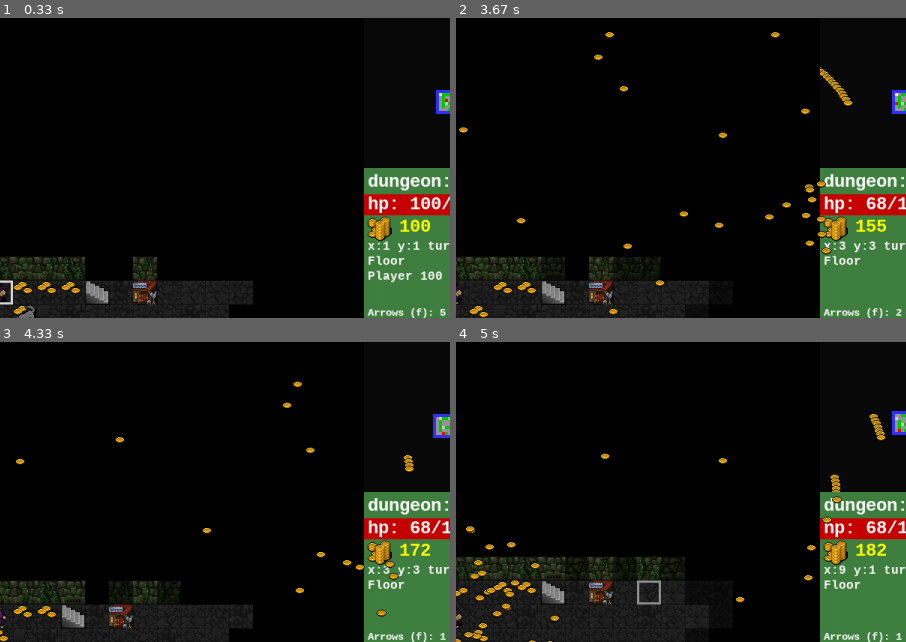
Above: before the commit, frames 1-4 (two rows, left to right).
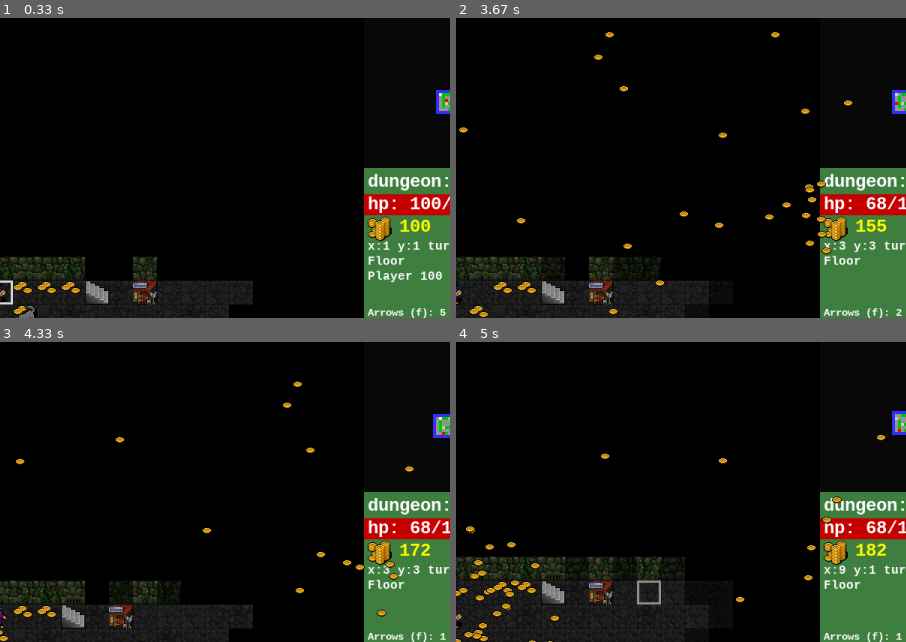
Above: after the commit, the same moments.

Repository: spheppner/roguebasin_python3
Game: pygame game, started from roguebasin_pygame.py
Same seed, same stepped clock (60 frames per second), same inputs: the game is played once before the commit and once after it.
Inputs (mouse positions are % of the whole screen's width and height, from its top left):
- Up to frame 1 (0.33 s): no input
- Up to frame 2 (3.67 s): hold Right 0.33-0.8 s; move the mouse to (46, 54) at 0.37 s; tap F at 0.83, 1.32, 2.72 s; hold Up 1.17-1.47 s; move the mouse to (59, 24) at 1.2 s; tap Space at 1.23, 1.57, 1.87, 2.07, 2.37, 2.63, 2.97, 3.27, 3.4 s; hold Right 1.5-1.97 s; move the mouse to (27, 30) at 1.53 s; hold Left 2-2.53 s; move the mouse to (83, 18) at 2.03 s; tap X at 2.15, 3.48 s; hold Down 2.57-2.87 s; move the mouse to (85, 76) at 2.6 s; hold Left 2.9-3.3 s; move the mouse to (85, 70) at 2.93 s; hold Up from 3.33 s (still down); move the mouse to (68, 22) at 3.37 s
- Up to frame 3 (4.33 s): release Up at 3.7 s; hold Right from 3.73 s (still down); move the mouse to (20, 87) at 3.77 s; tap Space at 3.8, 4.1 s; tap F at 3.88 s
- Up to frame 4 (5 s): release Right at 4.37 s; hold Down 4.4-4.77 s; move the mouse to (46, 85) at 4.43 s; tap Space at 4.47, 4.87 s; hold Left from 4.8 s (still down); move the mouse to (64, 42) at 4.83 s; tap X at 4.95 s
The pictures show only the part of the screen within x 43-93%, y 0-50%; the shares and areas given below are measured in that part.

Frame 1 is identical in both runs. In frame 2, 0.2% of the frame differs, in the area x 80-99%, y 16-28%; in frame 3, less than 0.1%; in frame 4, 0.2%, in the area x 83-96%, y 24-50%.

Commit message:
better graphics, random shops spawn

Diff:
--- a/roguebasin_pygame.py
+++ b/roguebasin_pygame.py
@@ -28,7 +28,7 @@
 ALPHABET = "abcdefghijklmnopqrstuvwxyzABCDEFGHIJKLMNOPQRSTUVWXYZ0123456789"
 
 #TODO: poblem bei DragonFire: wenn die duration zu klein ist sieht man oft gar keine Explosion
-#TODO: warum gibts keinen Panelscreen, warum ist alles weiß?
+#TODO: warum blinkt panelscreeen --> background blit schuld?
 #TODO: different dungeon create methods, see test/DungeonCreator
 #TODO: different graphic engines: pysimplegui/text/arcade/ .. godot?
 #TODO: monster (sprites?) move a bit toward victim on melee attack / move animation between tiles
@@ -903,12 +903,14 @@
         self.color = (200, 200, 0)
         self.char = "i"
         self.hint = "consumable magic scroll "
-        self.spell = random.choice(("blink",
+        # TODO: scroll icons, hotkey tooltip?
+        self.spell = random.choice(("heal",
+                                    "magic map",
+                                    "blink",
                                     "bleed",
-                                    "magic map",
                                     "magic missile",
                                     "fireball",
-                                    "heal",))
+                                    ))
         # disarm onfuse hurt bleed combat bless defense bless bull strenght dragon strenght superman
         # TODO: different image index (i) for different spells
 
@@ -1131,16 +1133,9 @@
     dungeon = []  # list of list of list. 3D map representation, using text chars. z,y,x ! z=0: first level. z=1: second level etc
     fov_map = []  # field of vie map, only for current level!
     objects = {}  # container for all Object instances in this dungeon
-    # legend = {} # fills itself because of class Object's __init__ method
-    #legend = {"@": "player",
-    #          "#": "wall tile",
-    #          ".": "floor tile",
-    #          ">": "stair down",
-    #          "<": "stair up",
-    #          }
     tiles_x = 0
     tiles_y = 0
-    torch_radius = 10
+    torch_radius = 10 # for field of view calculation
     log = []  # message log
     game_over = False
     cursor_x = 0  # absolute coordinate, tile
@@ -1198,13 +1193,10 @@
 
     def new_turn(self):
         self.turn += 1
-        # for o in Game.objects.values():
-        #    if o.z == self.player.z and o != self.player and o.hitpoints > 0 and isinstance(o, Monster):
-        # problem: move_monster can lead to a fight, monster may die and removed from Game.objects, while iterating over Game.objects
         for m in [o for o in Game.objects.values() if
                   o.z == self.player.z and o != self.player and o.hitpoints > 0 and isinstance(o, Monster)]:
             self.move_monster(m)
-            #self.remove_dead_monsters(m)
+            #self.remove_dead_monsters(m) # TODO: check if dead monster is removed from all lists
 
     def player_has_new_position(self):
         """called after postion change of player,
@@ -1218,7 +1210,6 @@
         #for o in myfloor:
                 if isinstance(o, Gold):
                     Game.log.append("You found {} gold!".format(o.value))
-                    ## !! self.player.gold += o.value
                     # delay, gold is added only after gold-fly animation
                     # animation
                     for _ in range(o.value):
@@ -1239,19 +1230,16 @@
                     else:
                         self.player.scrolls[o.spell] = 1
                     self.player.calculate_scroll_list()
-                    # kill this scroll instance in the dungeon
-                    del Game.objects[o.number]
+                    del Game.objects[o.number]             # kill this scroll instance in the dungeon
 
     def other_arrow(self, shooterposition, targetposition, object="arrow"):
         # returns  end-tile , victimposition(s)
-        # damage calculation
+        # TODO: randomized / formula damage calculation
         # check if line of tiles in arrow path
         flightpath = get_line(shooterposition, targetposition)
-
-        # flightpath = flightpath[1:] # remove first tile, because it is blocked by shooter
-        victim = None
+        #victimpositions = [] # TODO: list of victimpositions (area damage, penetrating arrow)
         for i, (x, y) in enumerate(flightpath):
-            if i == 0:
+            if i == 0:         # flightpath = flightpath[1:] # remove first tile, because it is blocked by shooter
                 continue  # don't look for objects at shooterposition
             # print(Game.dungeon[self.player.z][y][x]) # TODO: highlight flightpath with cursor movement ?
             if Game.dungeon[self.player.z][y][x].block_flying:
@@ -1310,13 +1298,7 @@
                     o.look_direction = 0
                 elif o.x < self.player.x:
                     o.look_direction = 1
-                # if o.x == x and o.y == y and o.z == z:
                 if o.x == x and o.y == y:
-                    # monster should now look toward player
-                    # if o.x > self.player.x:
-                    #    o.look_direction = 0
-                    # elif o.x < self.player.x:
-                    #    o.look_direction = 1
                     self.fight(self.player, o)
                     return True
         return False
@@ -1352,8 +1334,7 @@
         self.strike(a, b)  # first strike
         if b.hitpoints > 0:
             self.strike(b, a)  # counterstrike
-        # remove dead monsters from game
-        self.remove_dead_monsters(a, b)
+        self.remove_dead_monsters(a, b) # remove dead monsters from game
 
     def remove_dead_monsters(self, *monster):
         for mo in monster:  # a monster is a Game.object.value, the key is it's number
@@ -1367,21 +1348,13 @@
                 mo.kill()
 
     def strike(self, a, b):
-        # print("{} strikes at {}".format(a, b))
-        # Game.log.append("{} strikes at {}".format(a.__class__.__name__, b.__class__.__name__))
-        #print("----strike test -----")
-        #print("{} strikes at {}".format(a.__class__.__name__, b.__class__.__name__))
         wa = random.choice(a.natural_weapons)
-        #print("{} attacks with {} ".format(a.__class__.__name__, wa.__class__.__name__))
         attack_value = roll(a.attack, wa.attack_bonus)
         wd = random.choice(b.natural_weapons)
-        #print("{} defense with {} ".format(b.__class__.__name__, wd.__class__.__name__))
         defense_value = roll(b.defense, wd.defense_bonus)
-        #print(attack_value, defense_value)
         if attack_value > defense_value:
             damage_value = roll(a.damage, wa.damage_bonus)
             b.hitpoints -= damage_value
-            # print("{} has {} hitpoints left".format(b.__class__.__name__, b.hitpoints))
         else:
             damage_value = 0
         Game.log.append("{} ({}hp) strikes at {} ({}hp) using {} against {}".format(
@@ -1412,15 +1385,14 @@
             return False  # no casting
 
         # ----- spells that need no cursor position at all -----
-        if spell == "magic map":
-            # make all tiles in this dungeon level explored
+        if spell == "magic map": # make all tiles in this dungeon level explored
             for y, line in enumerate(Game.dungeon[self.player.z]):
                 for x, map_tile in enumerate(line):
                     map_tile.explored = True
             self.consume_scroll(spell)
             return True
 
-        elif spell == "heal":
+        elif spell == "heal": # give player some hitpoints
             self.consume_scroll(spell)
             self.log.append("your healing spell gives you +20 hp")
             self.player.hitpoints += 20 # TODO: max_hp ?
@@ -1431,8 +1403,7 @@
             Game.log.append("you must select another tile with the mouse before casting {}".format(spell))
             return False  # no casting
 
-        if spell == "bleed":
-            # monster is damaged, as long as it is visible.
+        if spell == "bleed": # monster is  directly damaged, as long as it is visible.
             for monster in [o for o in Game.objects.values() if o.z == self.player.z and
                             o.y == Game.cursor_y and o.x ==  Game.cursor_x and
                             isinstance(o, Monster) and o.hitpoints > 0 and
@@ -1444,22 +1415,20 @@
             return False
 
 
-        elif spell == "magic missile":
-            # shoot to Monster at cursor position
+        elif spell == "magic missile": # shoot to Monster at cursor position, like arrow, but more damage
             self.consume_scroll(spell)
             # TODO check if target is outside line of sight / torchradius
             return  self.other_arrow((self.player.x, self.player.y),
                                     (Game.cursor_x, Game.cursor_y), "magic missile")
             # return end, victim
 
-        elif spell == "fireball":
+        elif spell == "fireball": # like magic missile, more damage # todo: area damage
             self.consume_scroll(spell)
             return self.other_arrow((self.player.x, self.player.y),
                                     (Game.cursor_x, Game.cursor_y), "fireball")
 
 
-        elif spell == "blink":
-            # teleport to cursor position
+        elif spell == "blink":  # teleport the player to cursor position
             target_tile = Game.dungeon[self.player.z][Game.cursor_y][Game.cursor_x]
             if not target_tile.explored:
                 Game.log.append("You can not blink on a unexplored tile.")
@@ -1497,10 +1466,6 @@
                     row.append(Wall())
                 else:
                     row.append(Floor())
-                    #if char == ".":
-
-                    #or char == ".":
-                    #row.append(Tile(char))
                 if char == "<":
                     StairUp(x, y, z, char)
                 if char == ">":
@@ -1608,15 +1573,8 @@
                 continue
             StairDown(x, y, z, char=">")
             num_stairs += 1
-
         # --- copy local rooms to self.rooms ---
         self.rooms =  rooms
-
-        # -------------create monsters in rooms ------------------
-        # print("rooms", rooms)
-        #for r in rooms:
-        #    if random.random() < 0.66:
-        #        Wolf(random.randint(r.x1 + 1, r.x2 - 1), random.randint(r.y1 + 1, r.y2 - 1), z)
 
 
     def place_monsters(self, z):
@@ -1639,13 +1597,16 @@
 
 
     def place_loot(self, z):
-        """each floor tile has a small chance to spawn loot"""
+        """each floor tile has a small chance to spawn loot and very small chance to spawn a shop"""
         for y, line in enumerate(Game.dungeon[z]):
             for x, tile in enumerate(line):
-                print("tile = ", tile)
-                if tile.char == "." and random.random() < 0.01:
-                    loot = random.choice(self.lootlist)
-                    loot(x,y,z)
+                #print("tile = ", tile)
+                if isinstance(tile, Floor):
+                    if random.random() < 0.01:
+                        loot = random.choice(self.lootlist)
+                        loot(x,y,z)
+                    if random.random() < 0.001:
+                        Shop(x,y,z)
 
     def use_stairs(self):
         """go up or done one dungeon level, depending on stair"""
@@ -1806,7 +1767,7 @@
                         except:
                             continue
                         # is neighbor a tile AND visible?
-                        if t.char == "." and v == True:
+                        if isinstance(t, Floor)  and v == True:
                             # ok, found a visible floor tile neighbor. now let's make this wall
                             # visible as well
                             Game.fov_map[y][x] = True
@@ -1890,9 +1851,9 @@
         self.radarscreen = pygame.surface.Surface((Viewer.panel_width,
                                                    Viewer.panel_width))  # same width and height as panel, sits in topright corner of screen
         self.panelscreen = pygame.surface.Surface((Viewer.panel_width, Viewer.height - Viewer.panel_width))
-        self.panelscreen.fill(((64, 128, 64)))
+        self.panelscreen.fill((64, 128, 64))
         self.panelscreen0 = pygame.surface.Surface((Viewer.panel_width, Viewer.height - Viewer.panel_width))
-        self.panelscreen0.fill(((64, 128, 64)))
+        self.panelscreen0.fill((64, 128, 64))
         self.logscreen = pygame.surface.Surface((Viewer.width - Viewer.panel_width, Viewer.log_height))
         # radar screen center
         self.rcx = Viewer.panel_width // 2
@@ -2028,6 +1989,7 @@
 
         self.background = pygame.transform.scale(self.background,
                                                  (Viewer.width, Viewer.height))
+        pygame.draw.rect(self.background,  (64, 128, 64),  (Viewer.width-Viewer.panel_width, Viewer.panel_width, Viewer.height-Viewer.panel_width, Viewer.height-Viewer.panel_width))
         self.background.convert()
 
     def create_tiles(self):
@@ -2489,9 +2451,9 @@
         # exittime = 0
         self.spriteless_background = pygame.Surface((Viewer.width-Viewer.panel_width, Viewer.height))
         # fill panel color into spriteless background
-        pygame.draw.rect(self.spriteless_background,(64, 128, 64), (self.width-self.panel_width,
-                                                                    self.panel_width, self.panel_width,
-                                                                    self.height-self.panel_width))
+        #pygame.draw.rect(self.spriteless_background,(64, 128, 64), (self.width-self.panel_width,
+        #                                                            self.panel_width, self.panel_width,
+        #                                                            self.height-self.panel_width))
         #while True:
         self.screen.blit(self.spriteless_background, (0,0))
         ###    pygame.display.flip()
@@ -2733,14 +2695,18 @@
             # self.allgroup.clear(bgd=self.screen)
 
             #self.allgroup.clear(self.screen, self.spriteless_background)
-            self.screen.blit(self.spriteless_background, (0,0) )
+            self.screen.blit(self.spriteless_background, (0,0) ) # NOTICE: out-comment this line for very cool effect at goldexplosion
             self.allgroup.update(seconds)
 
-            # dirtyrects = []
-            self.draw_panel()  # always draw panel #über allgropu draw: münzen sichtbar,  flackert
-            dirtyrects = self.allgroup.draw(self.screen)
+            dirtyrects = []
+
+            if len(self.allgroup) >1:
+                self.draw_radar()
+                self.draw_panel()  # always draw panel #über allgropu draw: münzen sichtbar,  flackert
+                # append radar and panel to dirtyrects
+                dirtyrects.append(pygame.Rect(Viewer.width-Viewer.panel_width, 0, Viewer.panel_width, Viewer.height))
             #self.draw_panel()  # always draw panel #unter allgropu draw: münzen unsichtbar, flackert
-
+            dirtyrects.extend(self.allgroup.draw(self.screen))
 
 
             if self.redraw:
@@ -2757,7 +2723,7 @@
 
                 self.draw_radar()
                 dirtyrects.append((0, 0, Viewer.width, Viewer.height))
-                # self.draw_panel()
+                self.draw_panel()
                 self.draw_log()
                 self.spriteless_background.blit(self.screen, (0, 0))
 
@@ -2778,14 +2744,16 @@
             pygame.draw.rect(self.screen, (64, 255, 64), (Viewer.width - 110, Viewer.height - 20, 110, 20))
             write(self.screen, text=fps_text, origin="bottomright", x=Viewer.width - 2, y=Viewer.height - 2,
                   font_size=16, bold=True, color=(0, 0, 0))
+            dirtyrects.append(pygame.Rect(Viewer.width-110, Viewer.height -20, 110,20))
 
             # ------ Cursor -----
             self.cursor.pos = pygame.math.Vector2(self.tile_to_pixel((Game.cursor_x, Game.cursor_y), center=True))
             #self.cursor.pos += pygame.math.Vector2(Viewer.grid_size[0]//2, Viewer.grid_size[1]//2) # center on tile
             # -------- next frame -------------
-
-            #pygame.display.update(dirtyrects)
-            pygame.display.flip()
+            #print(dirtyrects)
+
+            pygame.display.update(dirtyrects)
+            #pygame.display.flip()
         # -----------------------------------------------------
         pygame.mouse.set_visible(True)
         pygame.quit()
